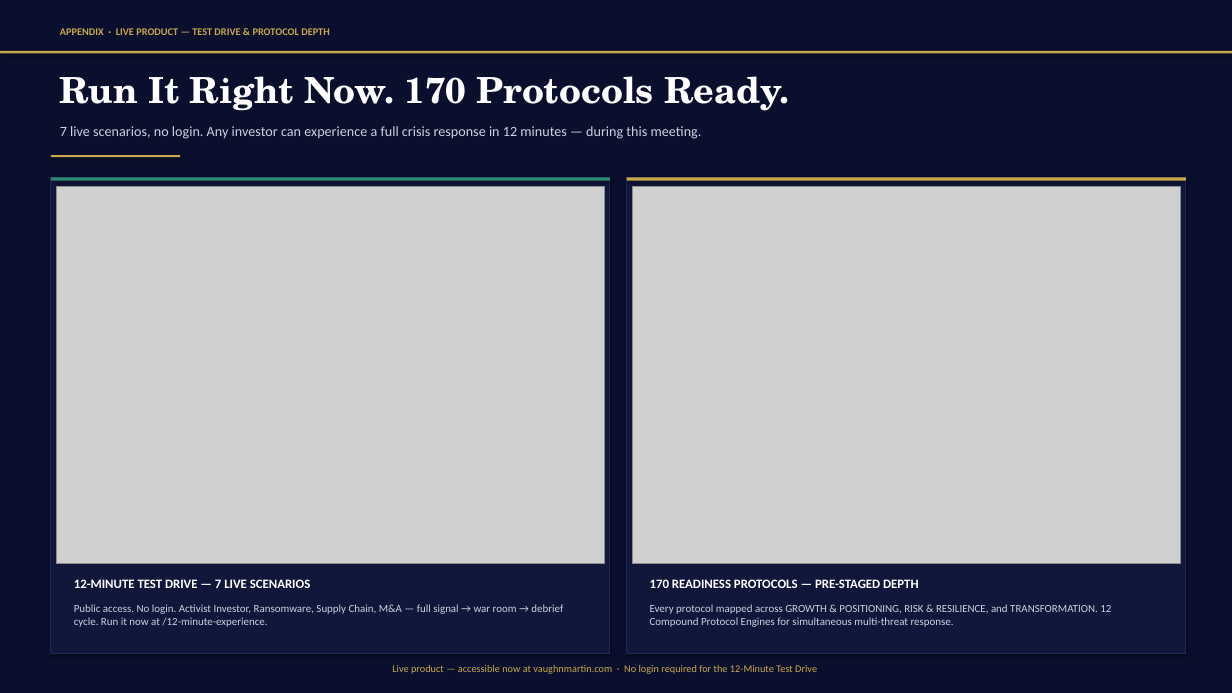
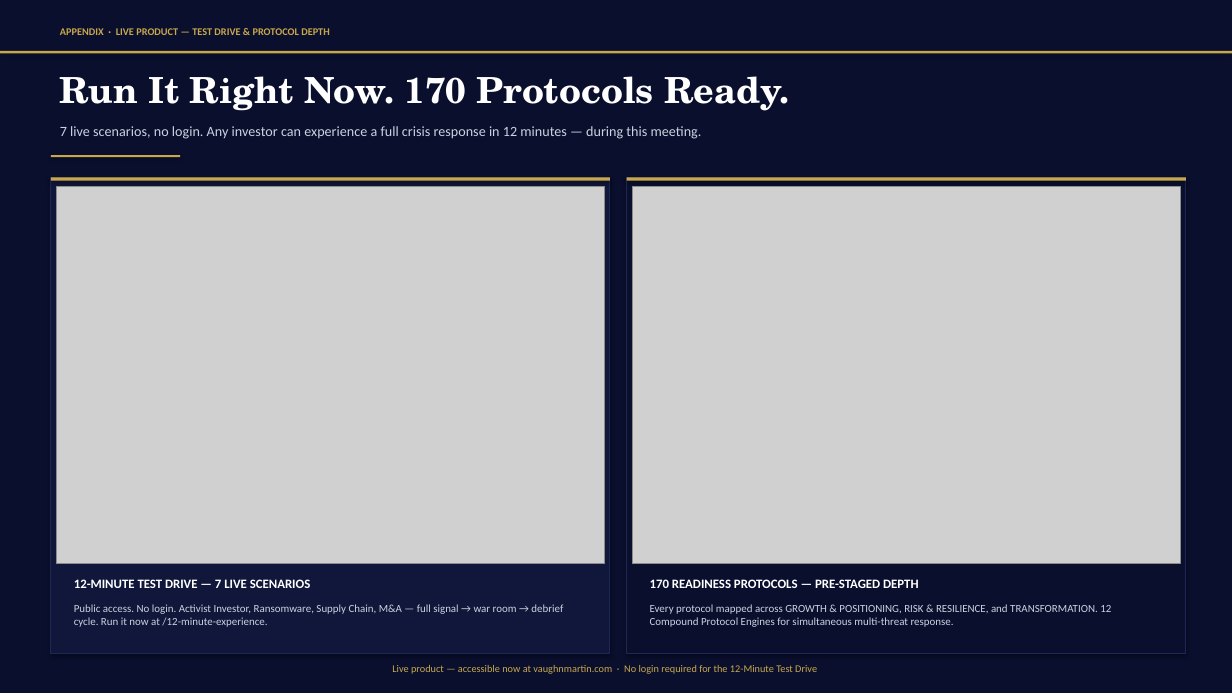
Before and after one commit to mbrunke18/CodePlatform1, a slide deck: slide 13 of attached_assets/VaughnMartin-4min-Pitch.pptx. Drawn at 1232x693 pixels with LibreOffice and Linux fonts; fonts in the diff are those of the drawing; grey boxes stand for pictures. Boxes give left, top, right and bottom in pixels: in the first picture for what was removed or moved away, otherwise in the second. Text is boxed around its words. In the diff, an @@ line names an element or a change of style, - is before the commit and + after.

```diff
--- a/attached_assets/VaughnMartin-4min-Pitch.pptx
+++ b/attached_assets/VaughnMartin-4min-Pitch.pptx
@@ rectangle at (51, 177, 610, 180): fill #2B8A6E to #C9A84C @@
```
Also in this commit, not shown: 2 other slides changed, 1 other file.
